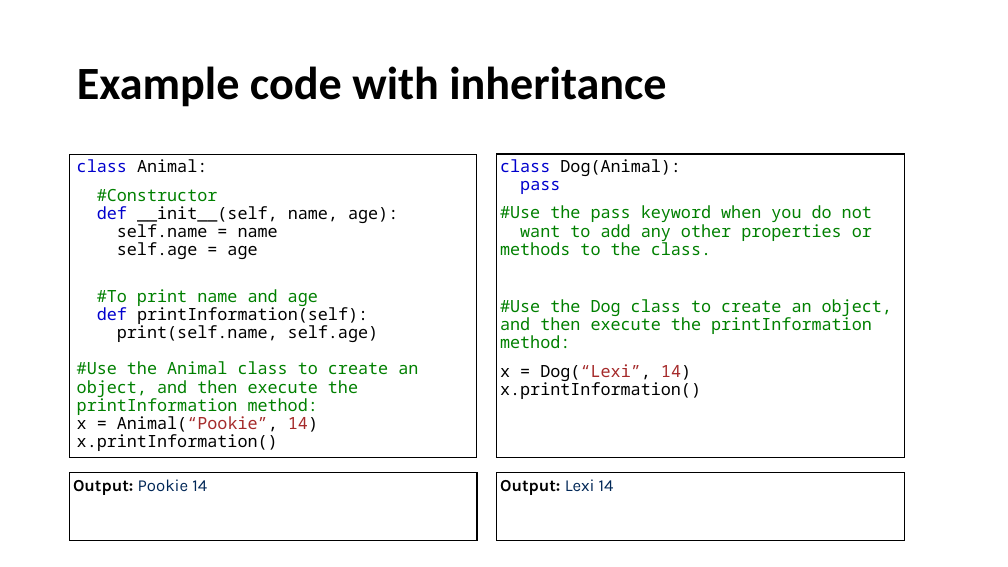
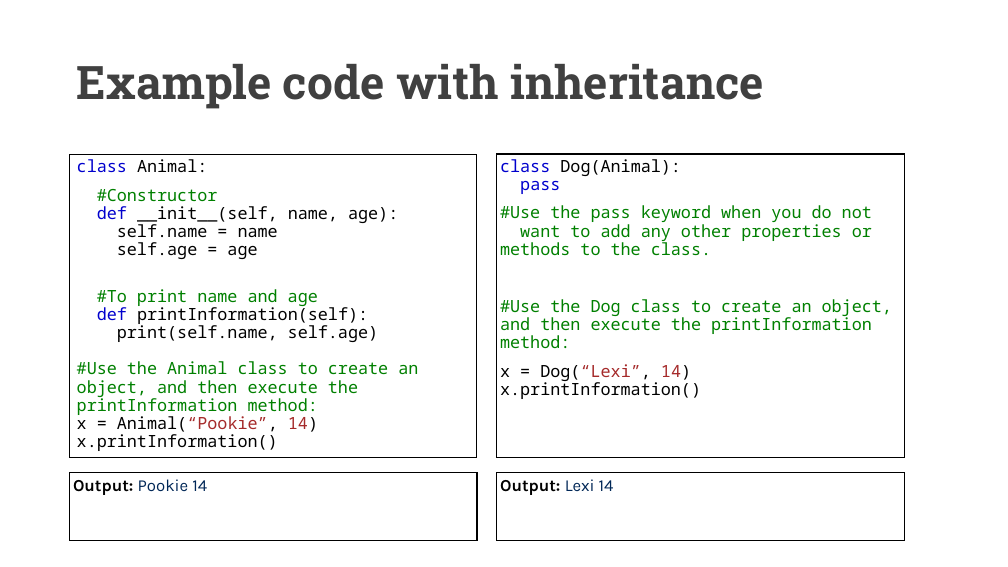
Before and after one commit to UCLL-PR2/exercises, a slide deck: slide 17 of 02-inheritance_overriding/programming2_inheritance_overriding.pptx. Drawn at 1008x567 pixels with LibreOffice and Linux fonts; fonts in the diff are those of the drawing. Boxes give left, top, right and bottom in pixels: in the first picture for what was removed or moved away, otherwise in the second. Text is boxed around its words. In the diff, an @@ line names an element or a change of style, - is before the commit and + after.

```diff
--- a/02-inheritance_overriding/programming2_inheritance_overriding.pptx
+++ b/02-inheritance_overriding/programming2_inheritance_overriding.pptx
@@ title "Example code with inheritance" at (77, 64, 764, 109): font Calibri to Roboto Slab, text colour #000000 to #404040 @@
```
Also in this commit, not shown: 26 other slides changed, 1 other file.
